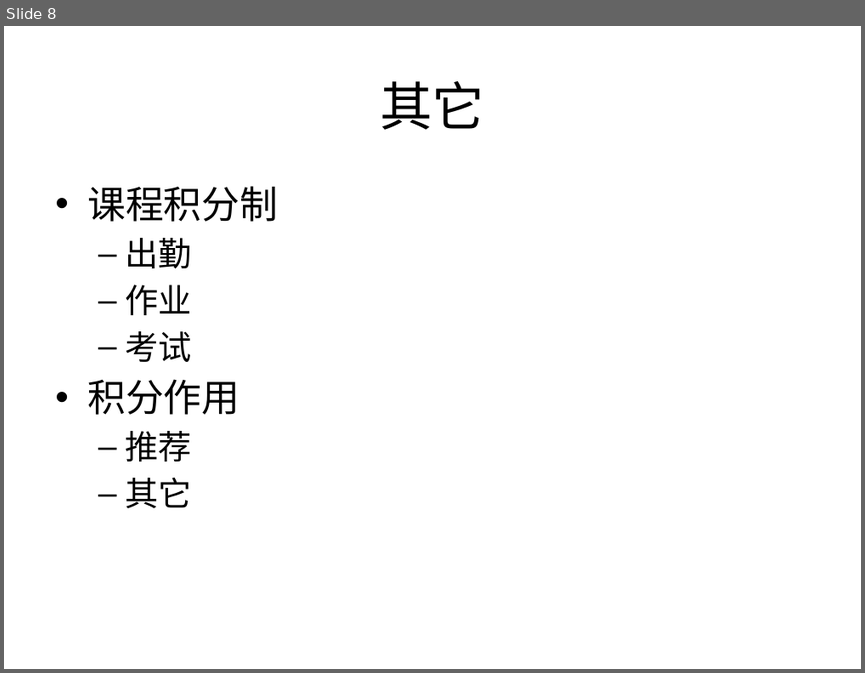
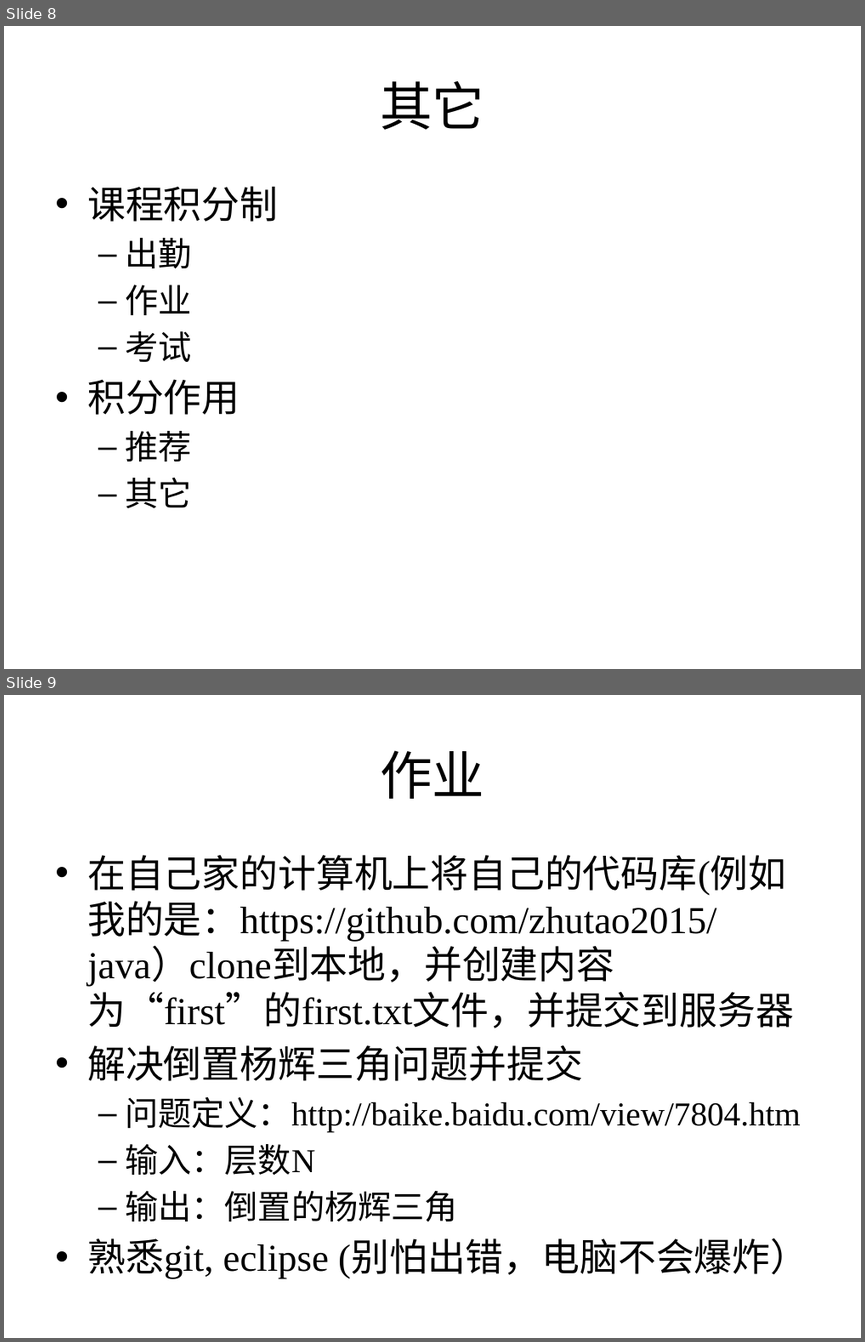
Before and after one commit to zhutao2015/JavaCourse, a slide deck: lesson1/lesson1.pptx. Shown one above the other, each under a label of ours: slide 8 before the commit, slides 8 and 9 after it. The pictures are 865x673 and 865x1342 pixels, drawn with LibreOffice and Linux fonts; fonts in the diff are those of the drawing. Boxes give left, top, right and bottom in pixels: in the first picture for what was removed or moved away, otherwise in the second. Text is boxed around its words. In the diff, an @@ line names an element or a change of style, - is before the commit and + after.

```diff
--- a/lesson1/lesson1.pptx
+++ b/lesson1/lesson1.pptx
@@ slide 9 added at [4, 695, 861, 1338], background #FFFFFF @@
@@ title added at [380, 750, 484, 799], 44 pt, text #000000 @@
+作业
@@ text added at [87, 855, 808, 1279], 32 pt, text #000000 @@
+• 在自己家的计算机上将自己的代码库(例如我的是：https://github.com/zhutao2015/java）clone到本地，并创建内容为“first”的first.txt文件，并提交到服务器
+• 解决倒置杨辉三角问题并提交
+  – 问题定义：http://baike.baidu.com/view/7804.htm
+  – 输入：层数N
+  – 输出：倒置的杨辉三角
+• 熟悉git, eclipse (别怕出错，电脑不会爆炸）
```
Also in this commit, not shown: 9 other files.
